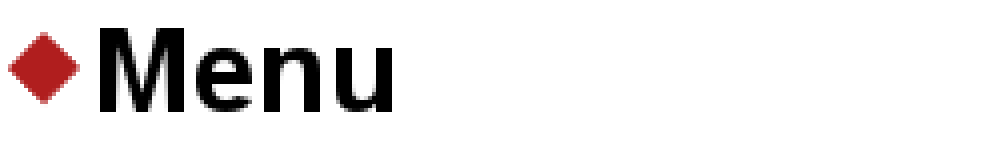
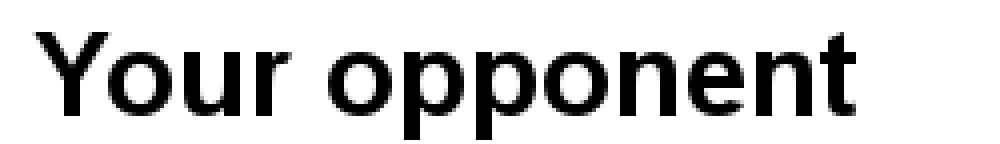
The second 1000 x 144 image is a revision of the first. Changes to its layers:
hid "Käännös" over [8, 32, 80, 108]
added layer "Your opponent" above "Taso" over [32, 32, 856, 140]
hid "Menu" over [100, 28, 392, 112]
